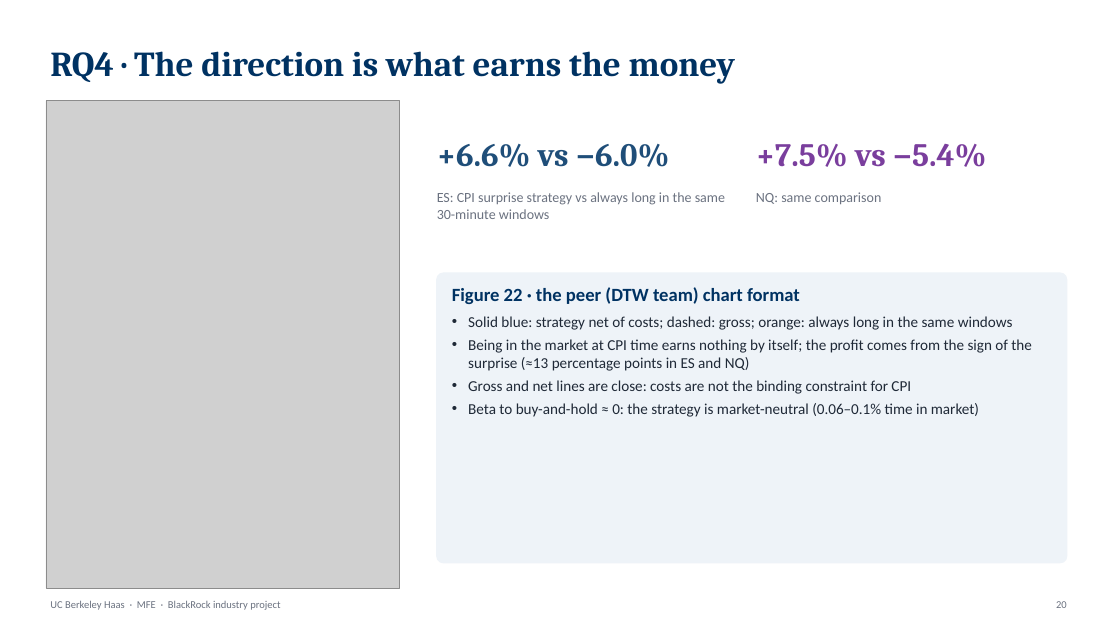
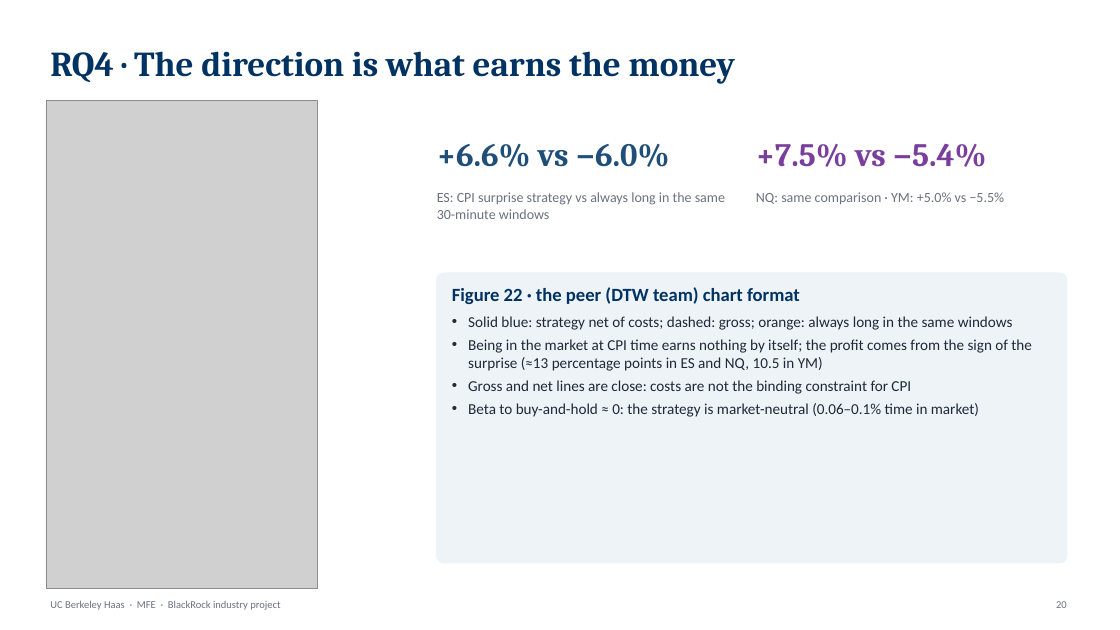
Before and after one commit to rezazamani2329/BlackRock-Project-State-Dependent-Intraday-Response-of-S-P-500-Futures-to-Macroeconomic-Surprises, a slide deck: slide 20 of Reza_BlackRock_presentation.pptx. Drawn at 1120x630 pixels with LibreOffice and Linux fonts; fonts in the diff are those of the drawing; grey boxes stand for pictures. Boxes give left, top, right and bottom in pixels: in the first picture for what was removed or moved away, otherwise in the second. Text is boxed around its words. In the diff, an @@ line names an element or a change of style, - is before the commit and + after.

```diff
--- a/Reza_BlackRock_presentation.pptx
+++ b/Reza_BlackRock_presentation.pptx
@@ picture: place and size @@
-picture at [46,101,400,588]
+picture at [46,101,318,588]
@@ text at [756,192,1005,204]: text changed @@
-NQ: same comparison
+NQ: same comparison · YM: +5.0% vs −5.5%
@@ text at [468,339,1032,371]: text changed @@
-• Being in the market at CPI time earns nothing by itself; the profit comes from the sign of the surprise (≈13 percentage points in ES and NQ)
+• Being in the market at CPI time earns nothing by itself; the profit comes from the sign of the surprise (≈13 percentage points in ES and NQ, 10.5 in YM)
```
Also in this commit, not shown: 31 other slides changed, 4 other files.
